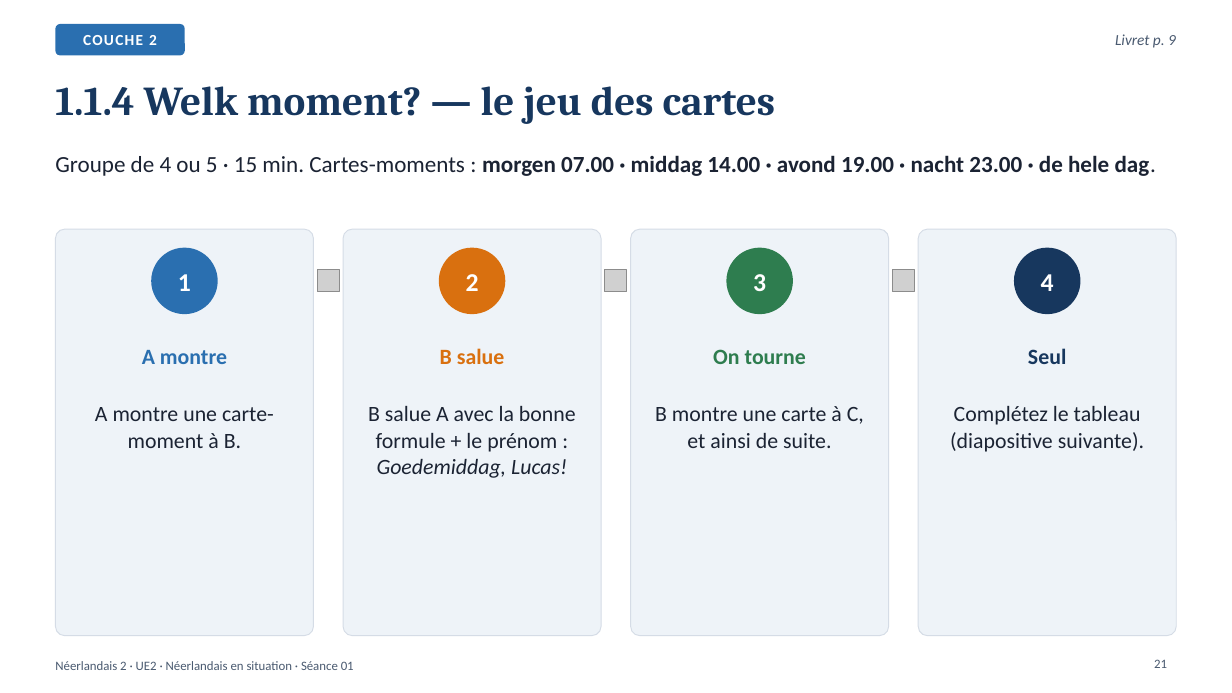
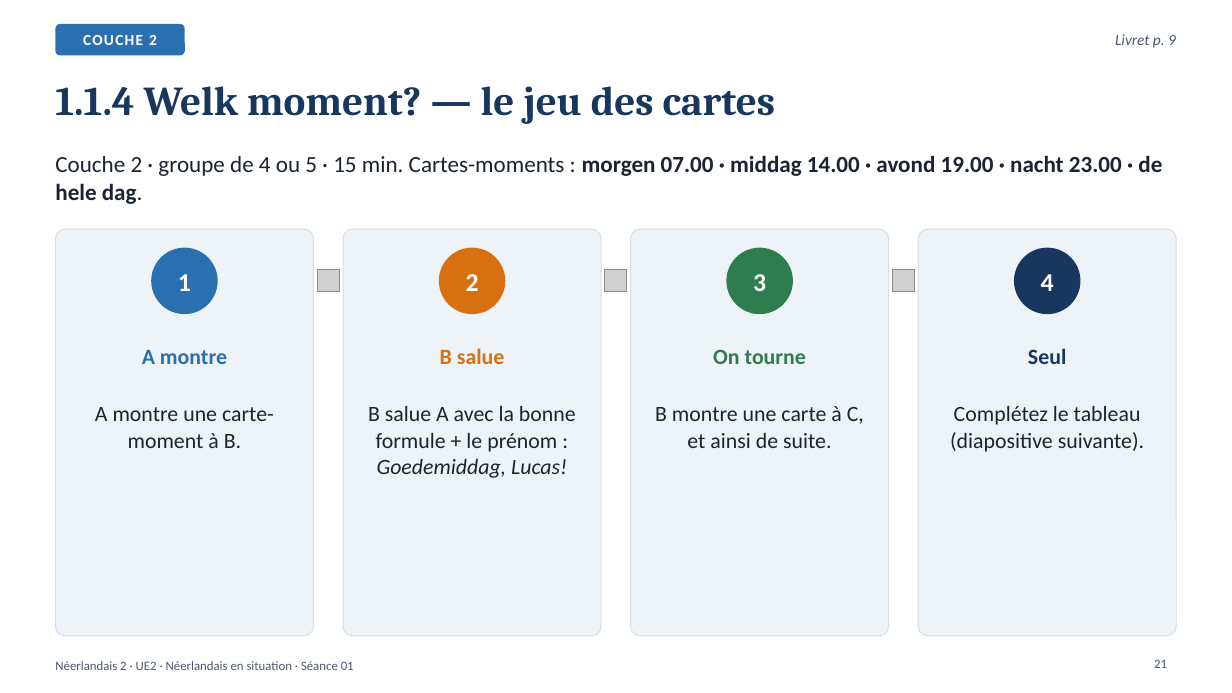
Before and after one commit to ajouniaux/talenleren, a slide deck: slide 21 of neerlandais2/powerpoints/Seance_01_Kennismaking_Goedemorgen.pptx. Drawn at 1232x693 pixels with LibreOffice and Linux fonts; fonts in the diff are those of the drawing; grey boxes stand for pictures. Boxes give left, top, right and bottom in pixels: in the first picture for what was removed or moved away, otherwise in the second. Text is boxed around its words. In the diff, an @@ line names an element or a change of style, - is before the commit and + after.

```diff
--- a/neerlandais2/powerpoints/Seance_01_Kennismaking_Goedemorgen.pptx
+++ b/neerlandais2/powerpoints/Seance_01_Kennismaking_Goedemorgen.pptx
@@ text at (x1=55, y1=155, x2=1162, y2=204): text changed @@
-Groupe de 4 ou 5 · 15 min. Cartes-moments : morgen 07.00 · middag 14.00 · avond 19.00 · nacht 23.00 · de hele dag.
+Couche 2 · groupe de 4 ou 5 · 15 min. Cartes-moments : morgen 07.00 · middag 14.00 · avond 19.00 · nacht 23.00 · de hele dag.
```
Also in this commit, not shown: 18 other slides changed, 1 other file.
